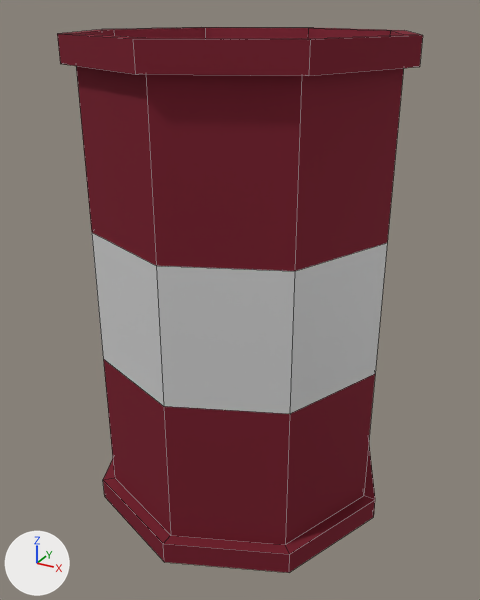
One commit to the Blender file DEFCON Z/Assets/Models/Barrel.blend: the scene before it, then after it.
Both versions are drawn from a 50 mm lens placed at (0.554, -1.018, 0.908), pointed at (0.002, -0.014, 0.406). The lights are fixed; the arrows at lower left show +X, +Y and +Z. Mesh edges are drawn as thin lines.
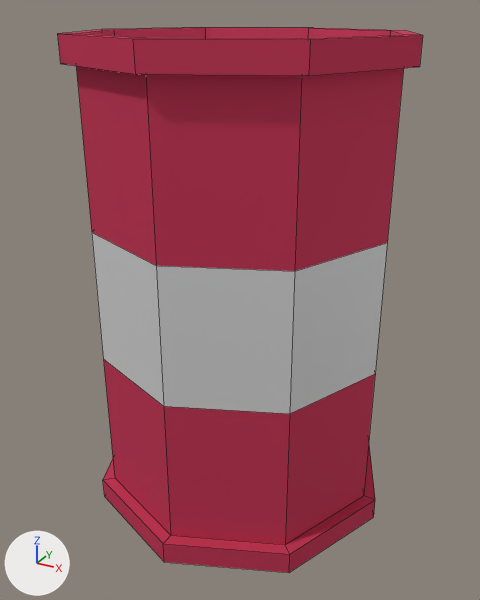
Where the change shows, as pixel boxes (x1, y1, x2, y2) in the pictures (480 x 600 px):
'Circle', recoloured
    both: (57, 27, 423, 573)

What the commit changed:
Material 'Red' (mat_red) changes colour from red #872f3d to red #d44262; in linear values from (0.242, 0.0281, 0.0461) to (0.657, 0.0545, 0.121).
